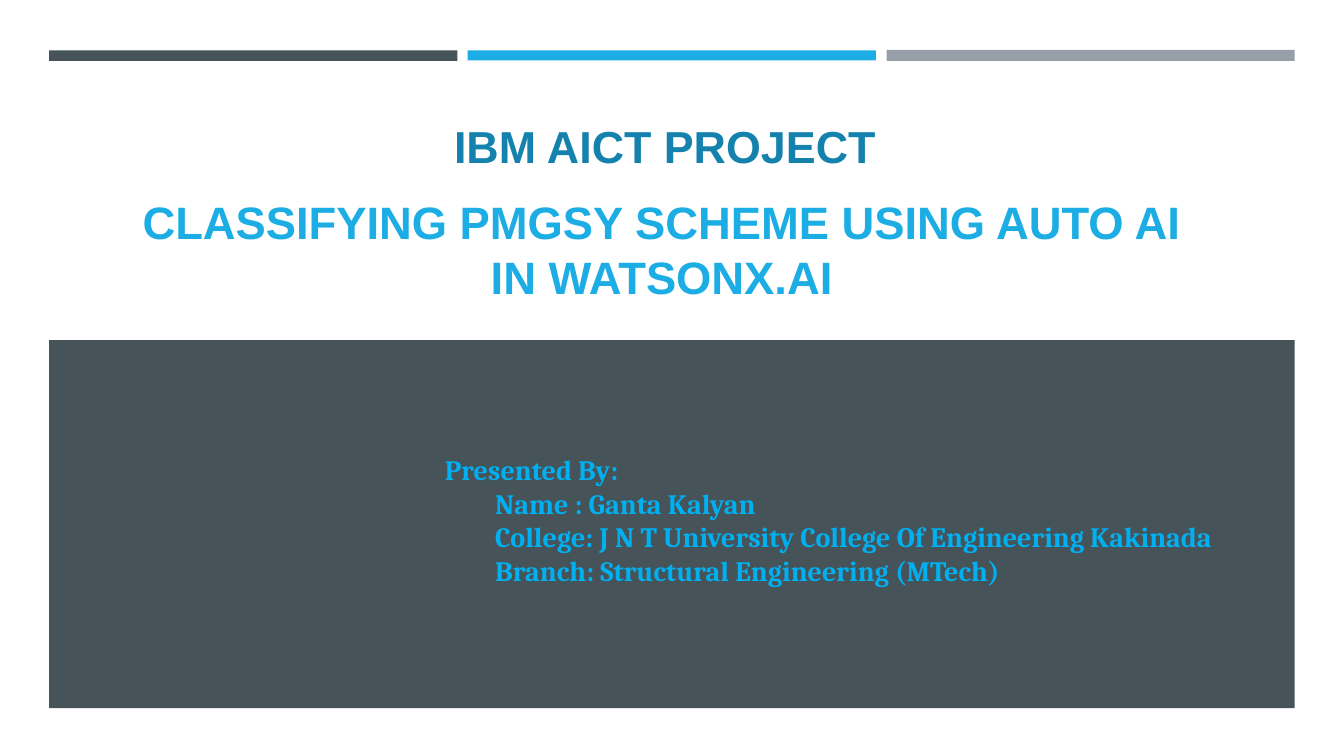
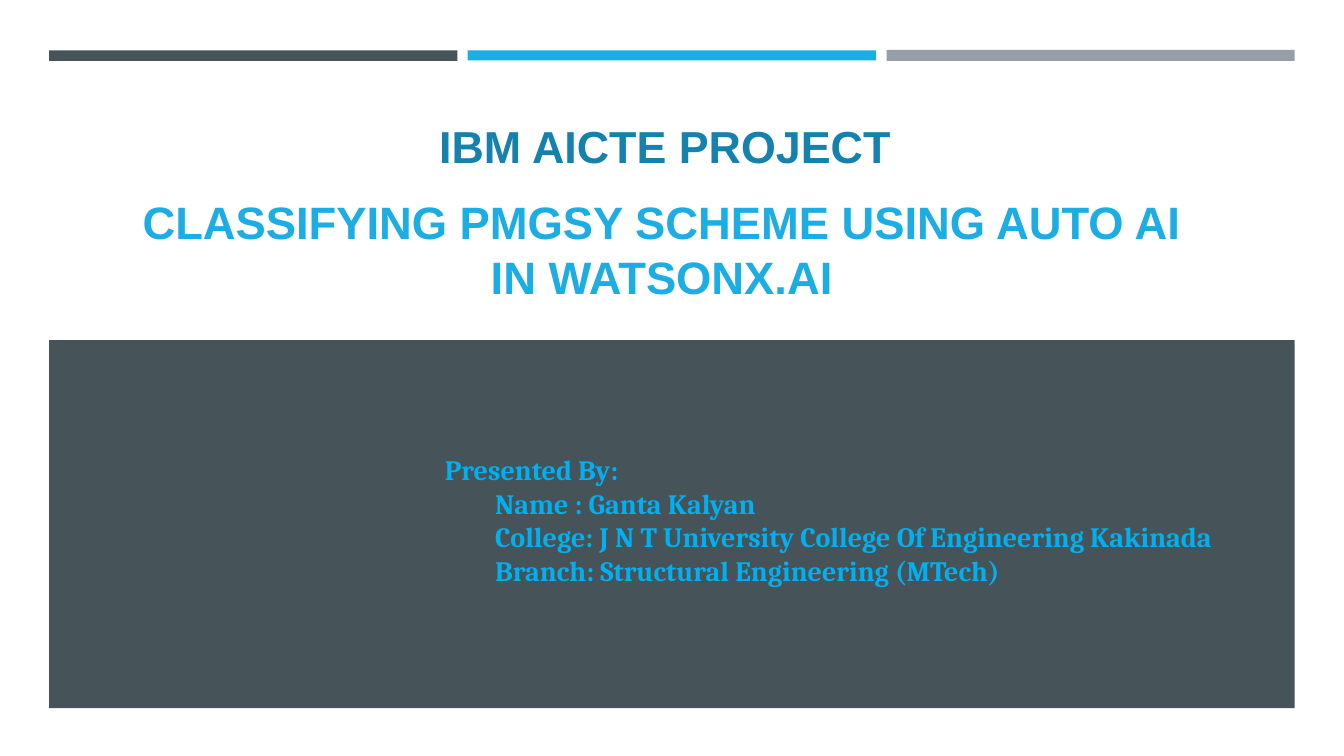
Before and after one commit to GantaKalyan/IBM_Internship, a slide deck: slide 1 of Classifying PMGSY Scheme by Ganta Kalyan.pptx. Drawn at 1344x756 pixels with LibreOffice and Linux fonts; fonts in the diff are those of the drawing; background and template pictures are left out. Boxes give left, top, right and bottom in pixels: in the first picture for what was removed or moved away, otherwise in the second. Text is boxed around its words. In the diff, an @@ line names an element or a change of style, - is before the commit and + after.

```diff
--- a/Classifying PMGSY Scheme by Ganta Kalyan.pptx
+++ b/Classifying PMGSY Scheme by Ganta Kalyan.pptx
@@ text at bbox=[439, 131, 891, 164]: text changed @@
-IBM AICT PROJECT
+IBM AICTE PROJECT
```
Also in this commit, not shown: 1 slide added.
